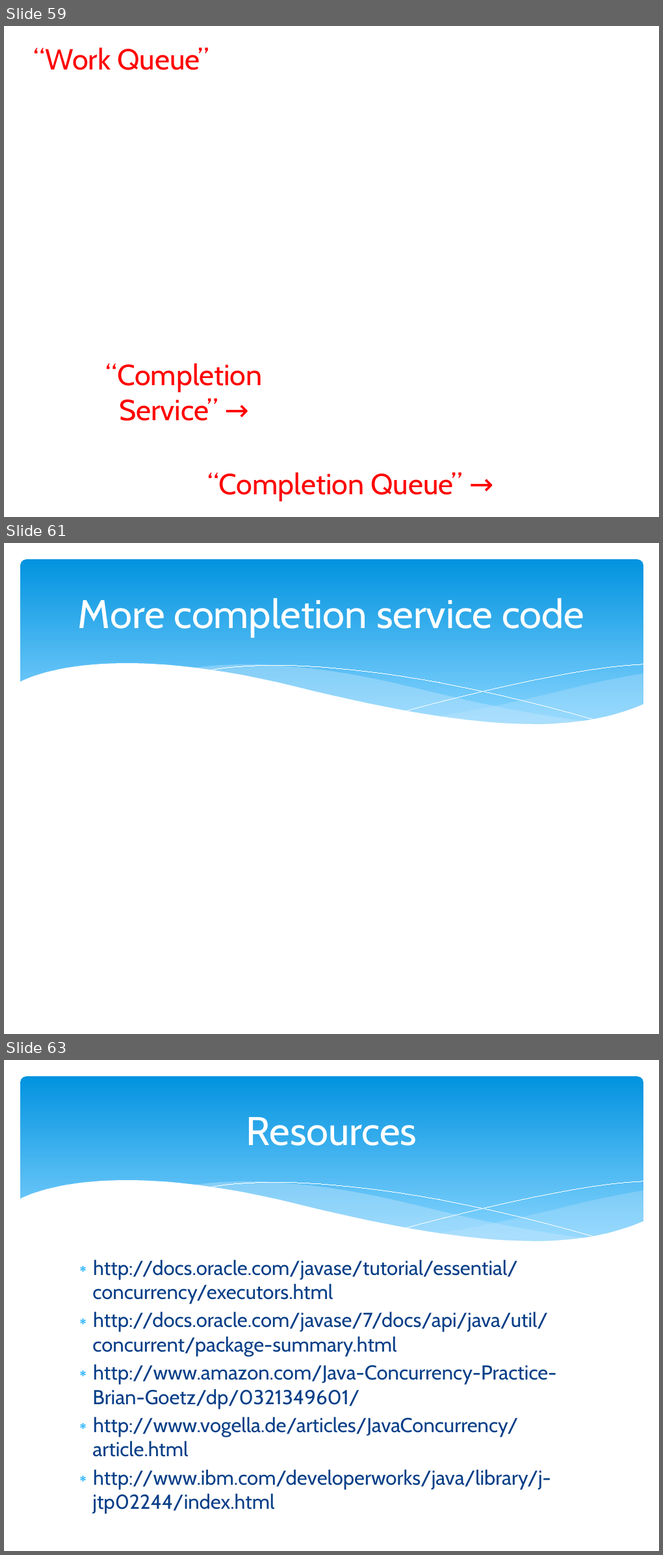
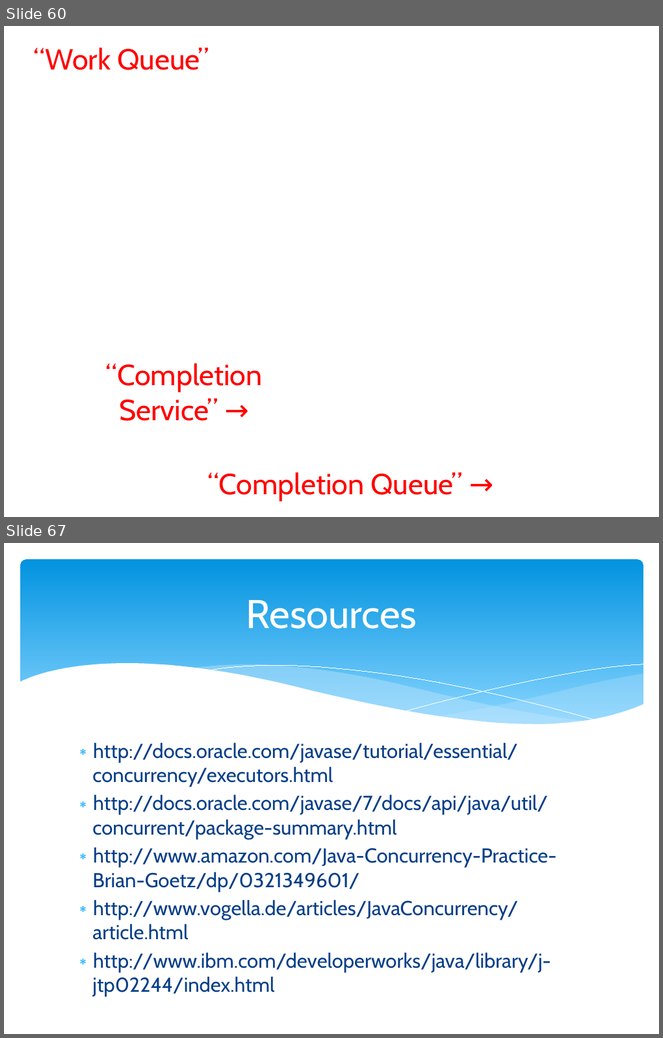
Before and after one commit to marcesher/mxunit-cfmeetups, a slide deck: CFObjective_2012_Concurrency/preso/concurrency_zen.pptx. Shown one above the other, each under a label of ours: slides 59, 61 and 63 before the commit, slides 60 and 67 after it; the slides between them are not shown. The pictures are 663x1555 and 663x1038 pixels, drawn with LibreOffice and Linux fonts; fonts in the diff are those of the drawing; background and template pictures are left out. Boxes give left, top, right and bottom in pixels: in the first picture for what was removed or moved away, otherwise in the second. Text is boxed around its words. In the diff, an @@ line names an element or a change of style, - is before the commit and + after.

```diff
--- a/CFObjective_2012_Concurrency/preso/concurrency_zen.pptx
+++ b/CFObjective_2012_Concurrency/preso/concurrency_zen.pptx
@@ slide 61 removed at [4,543,659,1034], background #FFFFFF; not listed: 6 template elements that a slide beside it also shows @@
@@ title removed at [78,598,584,637] @@
-More completion service code
@@ what was slide 59 is now slide 60 @@
@@ what was slide 63 is now slide 67 @@
```
Also in this commit, not shown: 3 slides changed, 7 slides added, 2 other slides removed.
